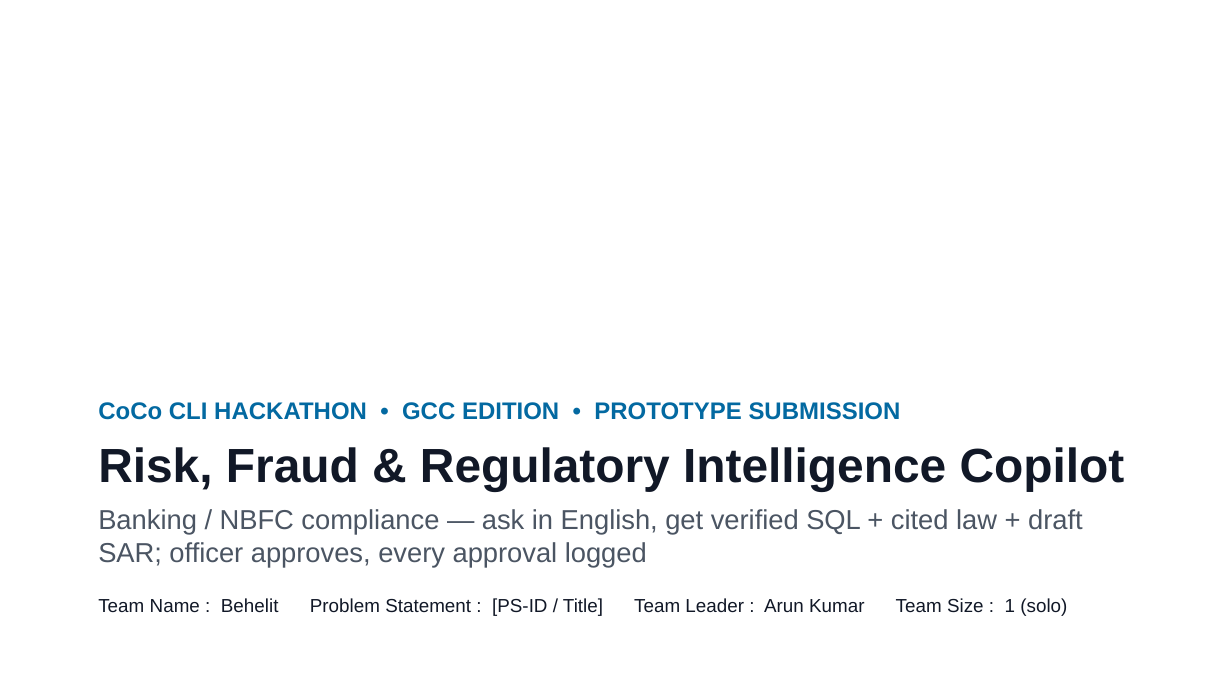
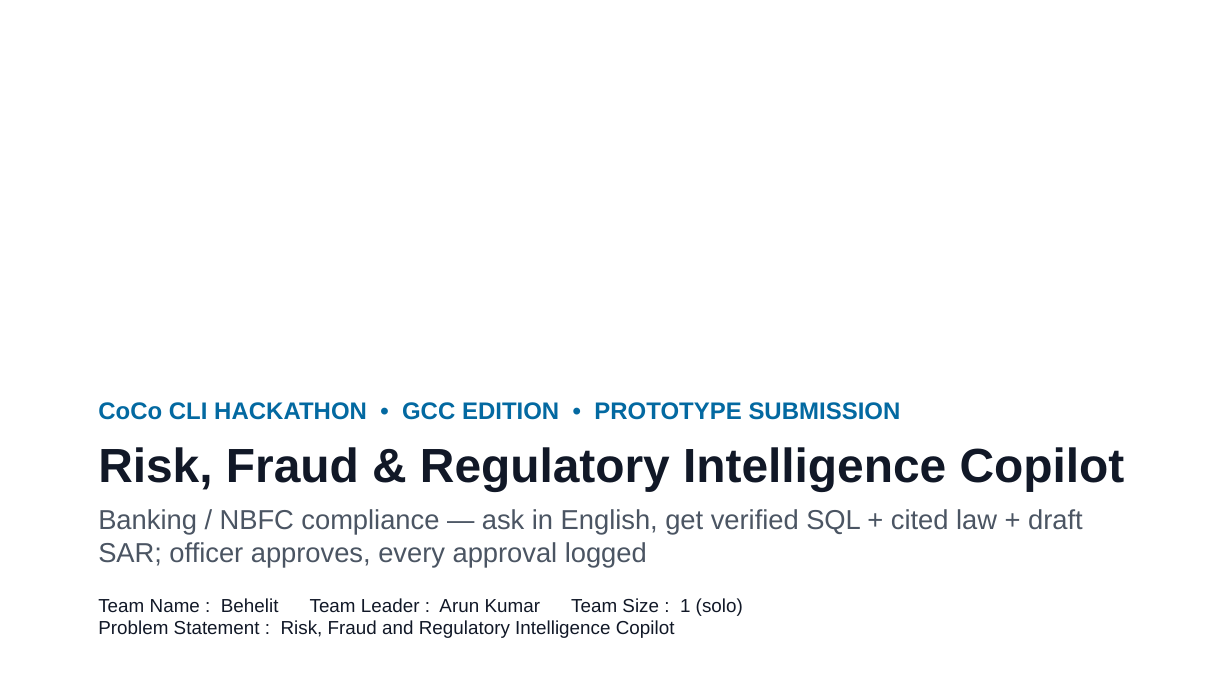
Before and after one commit to Arunkumar06-cmd/risk-intelligence-copilot, a slide deck: slide 1 of docs/deck/Risk_Intelligence_Copilot_Submission.pptx. Drawn at 1232x693 pixels with LibreOffice and Linux fonts; fonts in the diff are those of the drawing; background and template pictures are left out. Boxes give left, top, right and bottom in pixels: in the first picture for what was removed or moved away, otherwise in the second. Text is boxed around its words. In the diff, an @@ line names an element or a change of style, - is before the commit and + after.

```diff
--- a/docs/deck/Risk_Intelligence_Copilot_Submission.pptx
+++ b/docs/deck/Risk_Intelligence_Copilot_Submission.pptx
@@ text at [98,598,743,638]: text changed @@
-Team Name : Behelit Problem Statement : [PS-ID / Title] Team Leader : Arun Kumar Team Size : 1 (solo)
+Team Name : Behelit Team Leader : Arun Kumar Team Size : 1 (solo)
+Problem Statement : Risk, Fraud and Regulatory Intelligence Copilot
```
Also in this commit, not shown: 1 other file.
